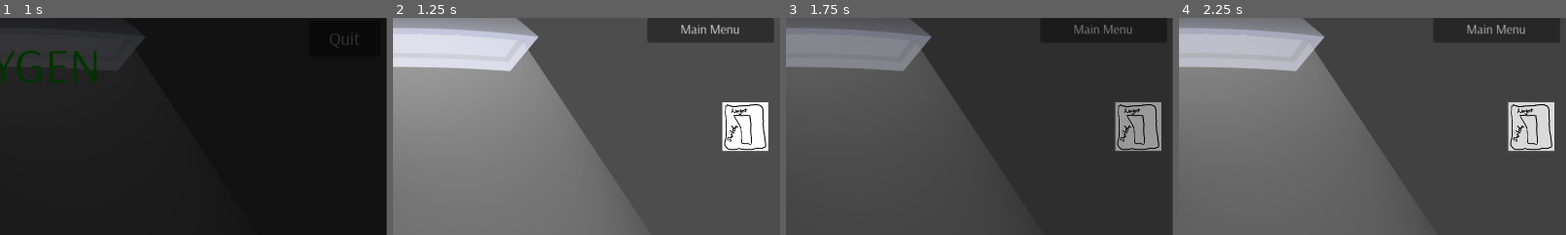
Above: before the commit, frames 1-4 (left to right).
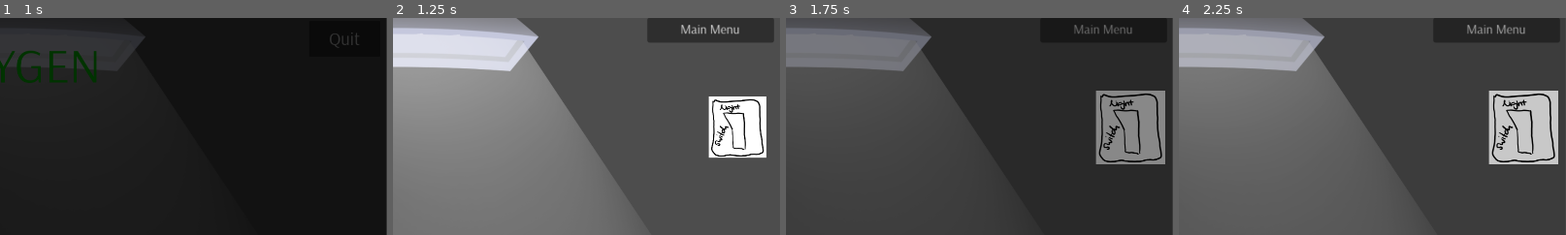
Above: after the commit, the same moments.

Repository: gringames/fem-devs-jam-24
Game: Godot game, scene res://menus/main_menu.tscn
Two runs of this game, one before a commit and one after it. Both use one fixed random seed, a clock stepped at 60 frames per second and the inputs below. Sound files missing from this copy of the repository are replaced by a short silence.
Inputs (mouse positions are % of the whole screen's width and height, from its top left):
- Up to frame 1 (1 s): move the mouse to (51, 73) at 0.52 s; click (51, 73) at 0.6 s
- Up to frame 2 (1.25 s): no input
- Up to frame 3 (1.75 s): click (95, 27) at 1.27 s
- Up to frame 4 (2.25 s): click (95, 27) at 2.02 s
The pictures show only the part of the screen within x 50-100%, y 2-51%; the shares and areas given below are measured in that part.

Frame 1 is identical in both runs. In frame 2, 2.7% of the frame differs, in the area x 81-97%, y 36-65%; in frame 3, 4.1%; in frame 4, 4.2%, in the area x 79-98%, y 33-68%.

Commit message:
use clickable for light switch

Diff:
--- a/femdevsjam24/Features/day_cycle/day_manager.gd
+++ b/femdevsjam24/Features/day_cycle/day_manager.gd
@@ -1,7 +1,7 @@
 extends Node
 class_name DayManager
 
-@export var next_day_button: Button
+@export var next_day_button: Clickable
 @export var phone_call_text_box: TextBox
 @export var task_list: TaskList
 @export var newspaper: NewspaperArticle
@@ -233,7 +233,7 @@
 
 
 func _ready() -> void:
-	next_day_button.connect("pressed", _end_day)
+	next_day_button.connect("mouse_clicked_on_object", _end_day)
 	plant.connect("clicked_plant", _on_plant_clicked)
 	fade.connect("fade_out_finished", _start_day)
 	fade.connect("fade_in_finished", _next_day)
--- a/femdevsjam24/Game/game.tscn
+++ b/femdevsjam24/Game/game.tscn
@@ -12,6 +12,7 @@
 [ext_resource type="PackedScene" uid="uid://diix6rtcrr4eq" path="res://Features/Plant/plant.tscn" id="6_ownbs"]
 [ext_resource type="PackedScene" uid="uid://d277a41su2sdk" path="res://Text/Box/text_box.tscn" id="6_rjoll"]
 [ext_resource type="FontFile" uid="uid://cfk57avok16na" path="res://Fonts/arsenal/Arsenal-Regular.otf" id="7_jwwqj"]
+[ext_resource type="PackedScene" uid="uid://cr8ow5elky823" path="res://Features/ClickableObjects/Clickable.tscn" id="10_0og64"]
 [ext_resource type="PackedScene" uid="uid://cdbw55po5v68o" path="res://Game/black_fade.tscn" id="12_lr51w"]
 [ext_resource type="PackedScene" uid="uid://tbr5y2o7ouv1" path="res://Newspaper/newspaper_article.tscn" id="13_k3c02"]
 [ext_resource type="Script" path="res://Game/track_handler.gd" id="13_towrx"]
@@ -81,21 +82,15 @@
 sceneToOpenPath = "res://menus/main_menu.tscn"
 metadata/_edit_use_anchors_ = true
 
-[node name="NextDayButton" type="Button" parent="."]
-anchors_preset = 1
-anchor_left = 1.0
-anchor_right = 1.0
-offset_left = 1344.0
-offset_top = 40.0
-offset_right = 1639.0
-offset_bottom = 353.0
-grow_horizontal = 0
-scale = Vector2(0.4, 0.4)
-size_flags_horizontal = 8
-size_flags_vertical = 8
-icon = ExtResource("3_ws5hu")
-flat = true
-metadata/_edit_use_anchors_ = true
+[node name="LightSwitch" type="Sprite2D" parent="."]
+position = Vector2(1384, 104)
+scale = Vector2(0.5, 0.5)
+texture = ExtResource("3_ws5hu")
+
+[node name="LightSwitchClickable" parent="LightSwitch" node_paths=PackedStringArray("visuals") instance=ExtResource("10_0og64")]
+position = Vector2(-4.76837e-07, 0)
+scale = Vector2(15.68, 16.48)
+visuals = [NodePath("..")]
 
 [node name="Plant" parent="." instance=ExtResource("6_ownbs")]
 position = Vector2(552, 352)
@@ -104,7 +99,7 @@
 
 [node name="DayManager" type="Node" parent="Logic" node_paths=PackedStringArray("next_day_button", "phone_call_text_box", "task_list", "newspaper", "plant", "fade", "audioStreamPlayer", "audioTrackHandler", "phone")]
 script = ExtResource("6_i1hnc")
-next_day_button = NodePath("../../NextDayButton")
+next_day_button = NodePath("../../LightSwitch/LightSwitchClickable")
 phone_call_text_box = NodePath("../../TextBox")
 task_list = NodePath("../../TaskList")
 newspaper = NodePath("../../NewspaperArticle")
Not shown: 1 places in femdevsjam24/Game/game.tscn that only renumber resources
